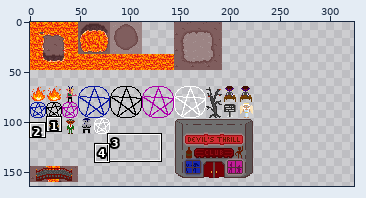
Two states of a sprite sheet, media/tile_maps/tile_map.png. The picture above shows the old version from afar; the outline marks the close-up.
Close-up. The starting point:
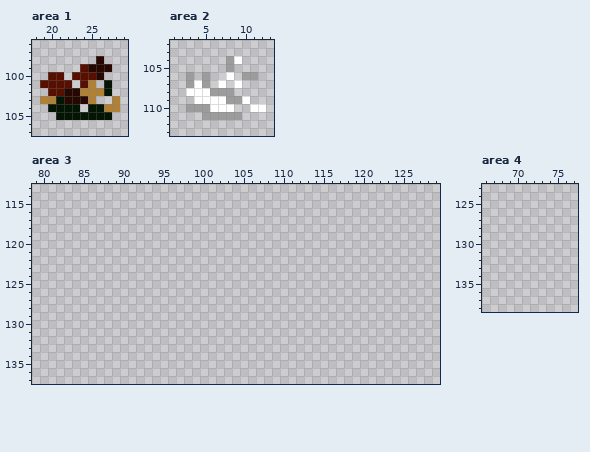
The file is 224x160 pixels. Pixels under 10% opacity are left out. Colours within 5 levels of each other are drawn and written as one. Shown: area 1: x 18..29, y 96..107; area 2: x 1..13, y 102..113; area 3: x 79..129, y 113..137; area 4: x 66..77, y 123..138. The old version is drawn lined up with the new one, on the new canvas. The wide view leaves out empty margins. The commit also changed other parts of the picture, which this record leaves out.
The result:
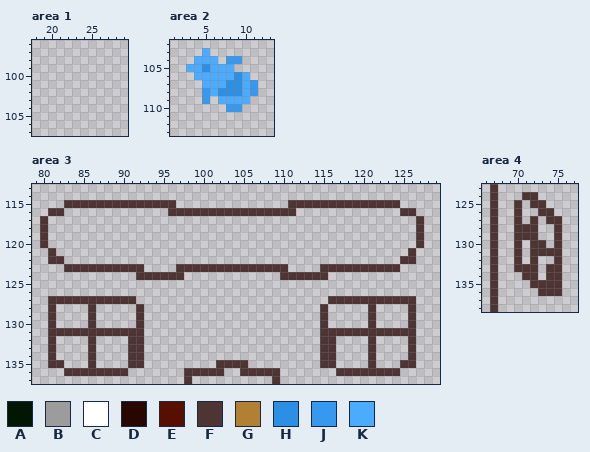
Palette (. is transparent): A #031503  B #9c9c9c  C #ffffff  D #280700  E #590f00  F #4f3434  G #b28032  H #2b8fe5  J #3699ef  K #4aabff
Change:
canvas 224x160 -> 448x320
Changed rows in their new state; - is an unchanged pixel.
Area 1:
first column x 19:
 98 -------.--
 99 -----....-
100 -..-....--
101 ....-..-.-
102 -........-
103 .......--.
104 -....-....
105 --.......-
Area 2:
first column x 3:
103 --K-------
104 -KKK-JJ---
105 KKHKKK----
106 .KKKKKHK.-
107 ..KKKHHKJ-
108 ..JKHHHKJ-
109 -.J.KKKK--
110 .....JJ-..
111 --.....---
Area 3:
first column x 80:
115 ---FFFFFFFFFFFFFF--------------FFFFFFFFFFFFFF---
116 -FF-------------FFFFFFFFFFFFFFFF-------------FF-
117 F----------------------------------------------F
118 F----------------------------------------------F
119 F----------------------------------------------F
120 F----------------------------------------------F
121 -F--------------------------------------------F-
122 -FF------------------------------------------FF-
123 ---FFFFFFFFFF----FFFFFFFFFFFFFF----FFFFFFFFFF---
124 ------------FFFFFF------------FFFFFF------------
127 -FFFFFFFFFFF------------------------FFFFFFFFFFF-
128 -F----F-----F----------------------F-----F----F-
129 -F----F-----F----------------------F-----F----F-
130 -F----F-----F----------------------F-----F----F-
131 -FFFFFFFFFFFF----------------------FFFFFFFFFFFF-
132 -F----F----FF----------------------FF----F----F-
133 -F----F----FF----------------------FF----F----F-
134 -F----F----FF----------------------FF----F----F-
135 -FF---F----FF---------FFFF---------FF----F---FF-
136 ---FFFFFFFF-------FFFFF--FFFFF-------FFFFFFFF---
137 ------------------F----------F------------------
Area 4:
first column x 67:
123 F--------
124 F---FF---
125 F--F-FF--
126 F--F--FF-
127 F--F-F-FF
128 F--FFF--F
129 F--FFF--F
130 F--F-FF-F
131 F--F-FFFF
132 F--F-F--F
133 F--FFF-FF
134 F---FF-FF
135 F----FFFF
136 F-----FFF
137 F--------
138 F--------
